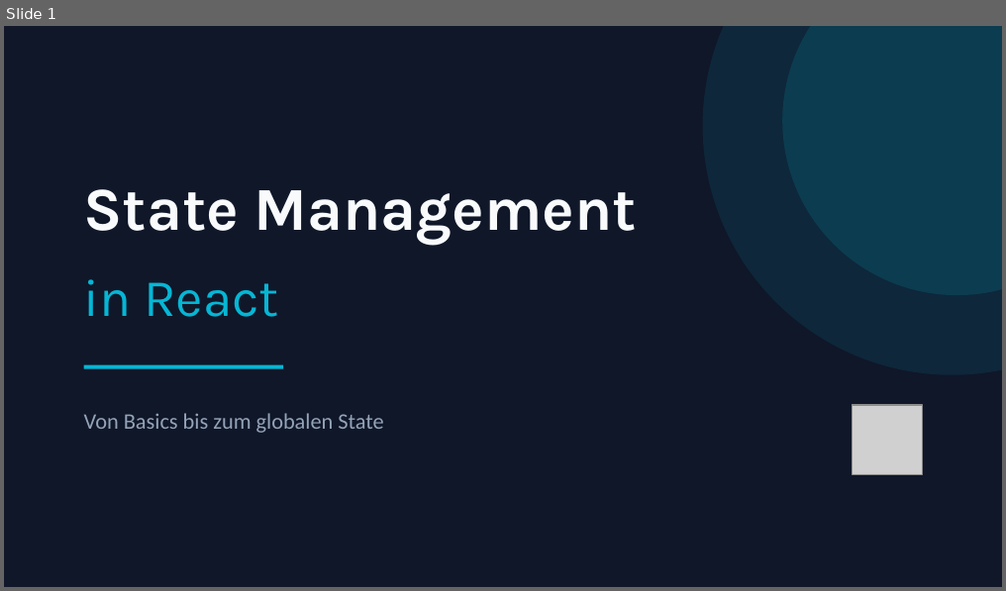
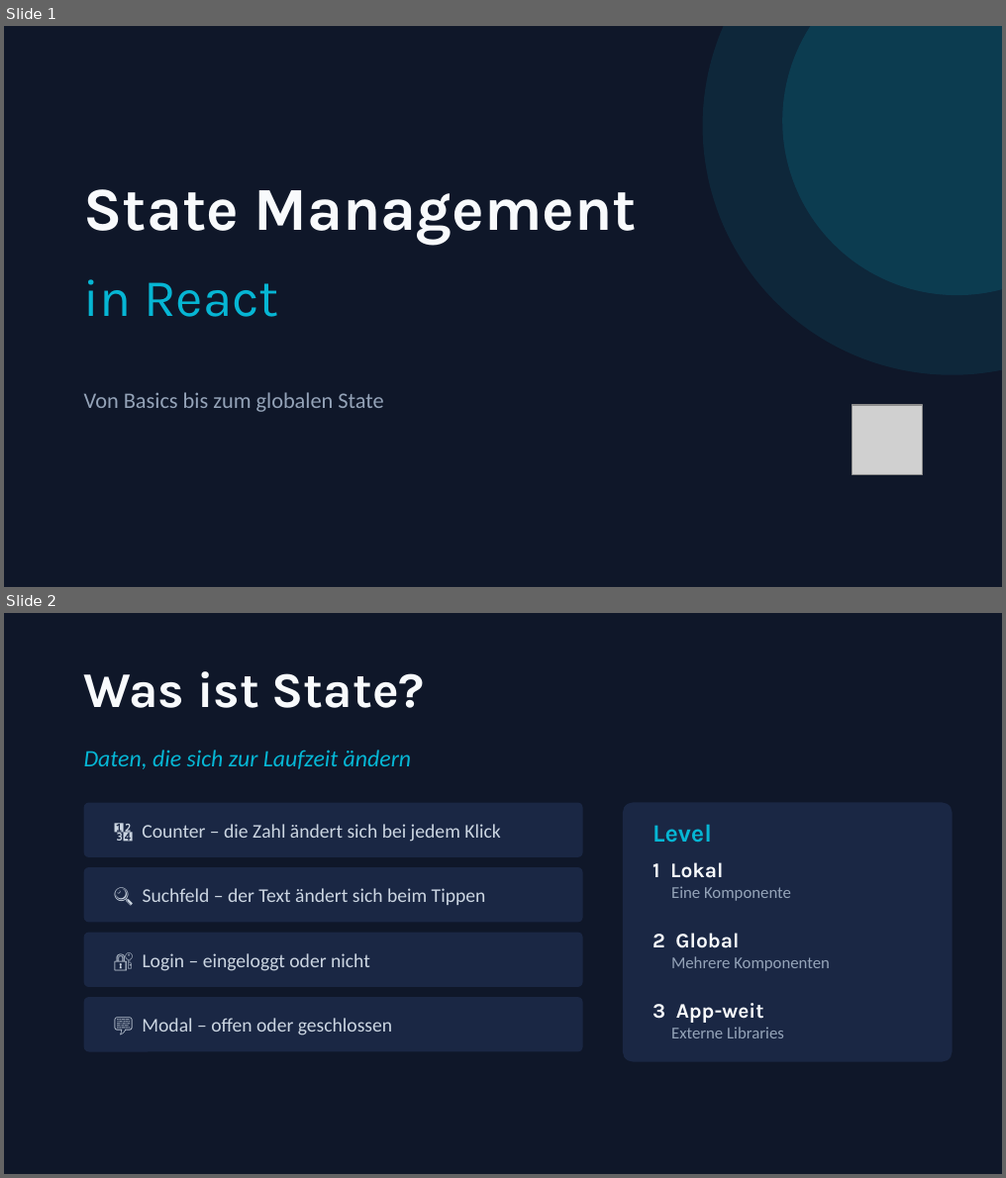
Before and after one commit to trungvt138/medieninformatik, a slide deck: WebProgramming/6.Termin/state-management-react.pptx. Shown one above the other, each under a label of ours: slide 1 before the commit, slides 1 and 2 after it. The pictures are 1006x591 and 1006x1178 pixels, drawn with LibreOffice and Linux fonts; fonts in the diff are those of the drawing; grey boxes stand for pictures. Boxes give left, top, right and bottom in pixels: in the first picture for what was removed or moved away, otherwise in the second. Text is boxed around its words. In the diff, an @@ line names an element or a change of style, - is before the commit and + after.

```diff
--- a/WebProgramming/6.Termin/state-management-react.pptx
+++ b/WebProgramming/6.Termin/state-management-react.pptx
@@ slide 2 added at (x1=4, y1=613, x2=1002, y2=1174), background #0F1729 @@
@@ text added at (x1=84, y1=671, x2=425, y2=708), 36 pt, text #F8FAFC, bold @@
+Was ist State?
@@ text added at (x1=84, y1=750, x2=411, y2=769), 17 pt, text #06B6D4, italic @@
+Daten, die sich zur Laufzeit ändern
@@ rounded rectangle added at (x1=84, y1=803, x2=583, y2=858), fill #1A2744 @@
@@ rounded rectangle added at (x1=623, y1=803, x2=952, y2=1062), fill #1A2744 @@
@@ text added at (x1=142, y1=824, x2=500, y2=842), 14 pt, text #CBD5E1 @@
+🔢 Counter – die Zahl ändert sich bei jedem Klick
@@ text added at (x1=652, y1=824, x2=712, y2=843), 18 pt, text #06B6D4, bold @@
+Level
@@ rounded rectangle added at (x1=84, y1=867, x2=583, y2=922), fill #1A2744 @@
@@ text added at (x1=652, y1=862, x2=830, y2=1039), 12 pt, text #94A3B8 @@
+1 Lokal
+Eine Komponente
+2 Global
+Mehrere Komponenten
+3 App-weit
+Externe Libraries
@@ text added at (x1=143, y1=888, x2=486, y2=905), 14 pt, text #CBD5E1 @@
+🔍 Suchfeld – der Text ändert sich beim Tippen
@@ rounded rectangle added at (x1=84, y1=933, x2=583, y2=987), fill #1A2744 @@
@@ text added at (x1=143, y1=954, x2=370, y2=971), 14 pt, text #CBD5E1 @@
+🔐 Login – eingeloggt oder nicht
@@ rounded rectangle added at (x1=84, y1=997, x2=583, y2=1053), fill #1A2744 @@
@@ text added at (x1=142, y1=1018, x2=392, y2=1036), 14 pt, text #CBD5E1 @@
+💬 Modal – offen oder geschlossen
@@ slide 1 changed as well @@
@@ text "Von Basics bis zum globalen ..." moved from (x1=84, y1=413, x2=383, y2=433) to (x1=84, y1=392, x2=383, y2=412) @@
@@ rectangle removed at (x1=84, y1=366, x2=283, y2=370) @@
```
Also in this commit, not shown: 4 other slides changed, 8 other slides added, 9 slides removed, 5 other files.
